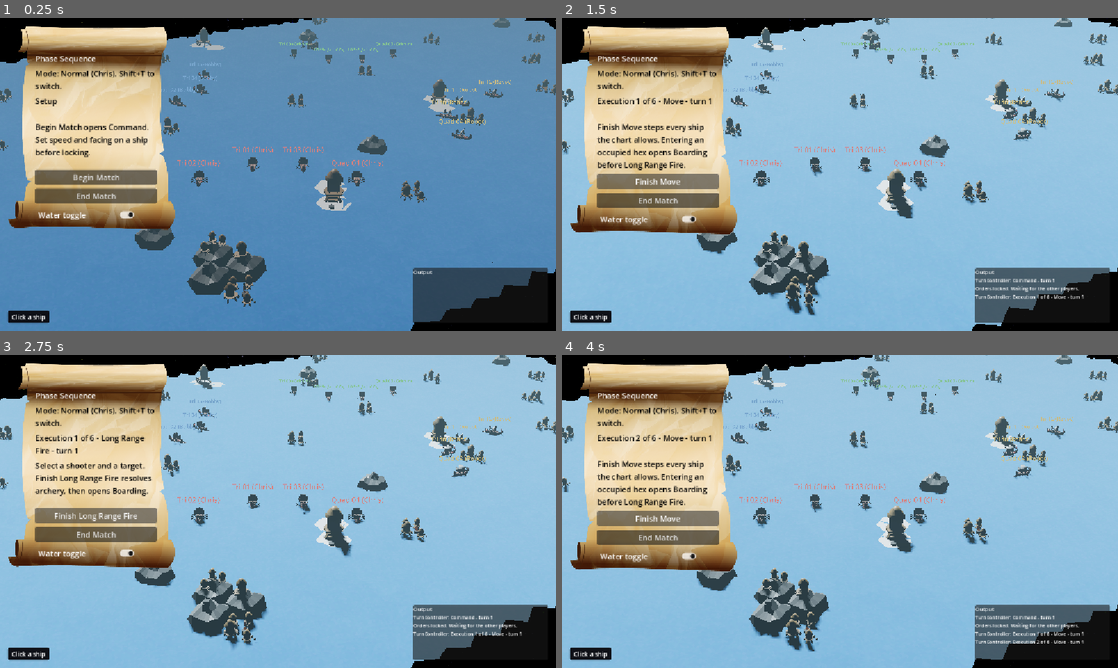
Above: before the commit, frames 1-4 (two rows, left to right).
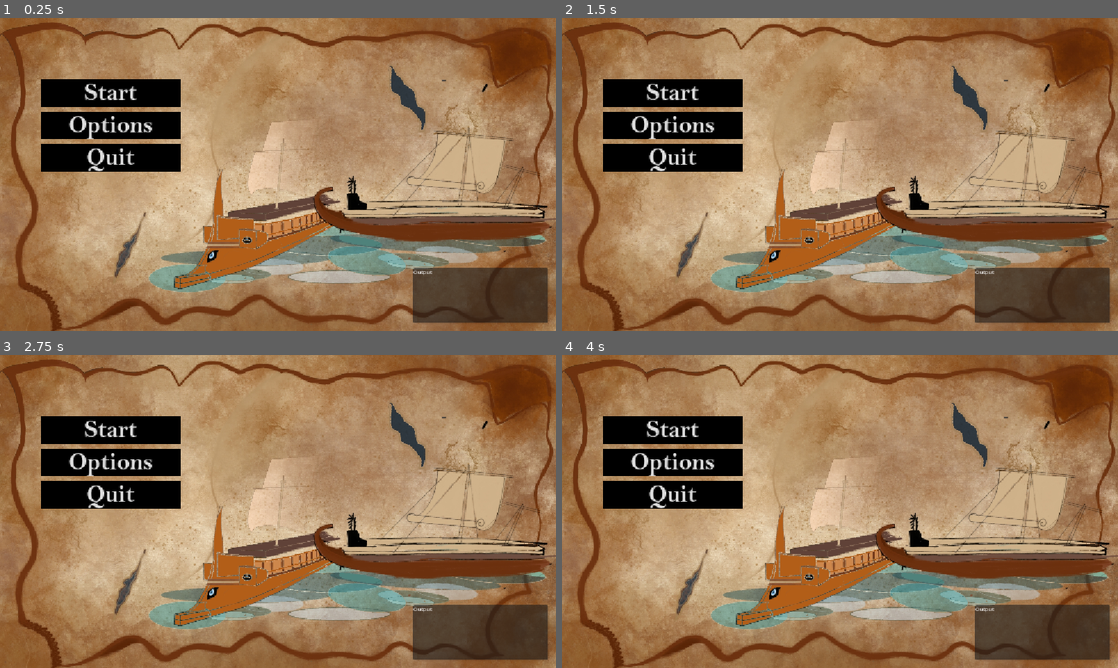
Above: after the commit, the same moments.

Repository: SamEBart/COM_429_RammingSpeed
Game: Godot game, scene res://scenes/title_screen.tscn
Same seed, same stepped clock (60 frames per second), same inputs: the game is played once before the commit and once after it. Before the commit the project starts from res://scenes/GameScene.tscn.
Inputs (mouse positions are in pixels of both pictures, inside the frame that each line leads up to):
- Up to frame 1 (0.25 s): no input
- Up to frame 2 (1.5 s): click (656, 177) at 0.5 s, where only the run before the commit has a clickable "Begin Match"; click (656, 177) at 1.25 s, where only the run before the commit has a clickable "Ready"
- Up to frame 3 (2.75 s): click (94, 517) at 2 s, where only the run before the commit has a clickable "Finish Move"
- Up to frame 4 (4 s): click (656, 514) at 2.75 s, where only the run before the commit has a clickable "Finish Long Range Fire"; click (656, 514) at 3.5 s, where only the run before the commit has a clickable "Finish Boarding"

The runs differ from the first frame. In frame 1, 99% of the frame differs, in the area x 0-100%, y 0-100%; in frame 2, 99%; in frame 3, 99%; in frame 4, 99%.

Commit message:
feat: make player id change when ready

Diff:
--- a/project.godot
+++ b/project.godot
@@ -11,7 +11,7 @@
 [application]
 
 config/name="Ramming Speed"
-run/main_scene="uid://bbqxpsy3vniy8"
+run/main_scene="uid://chkcsfg3npqrm"
 config/features=PackedStringArray("4.7", "GL Compatibility")
 config/icon="res://icon.svg"
 
--- a/scripts/turn/turn_controller.gd
+++ b/scripts/turn/turn_controller.gd
@@ -121,6 +121,8 @@
 		return false
 	local_ready = true
 	_Log.push("Orders locked. Waiting for the other players.")
+	if local_player_id <= 2 : #change to match to total human players
+		local_player_id += 1
 	if all_players_ready():
 		return lock_command()
 	phase_changed.emit(phase, execution_step, turn_number)
